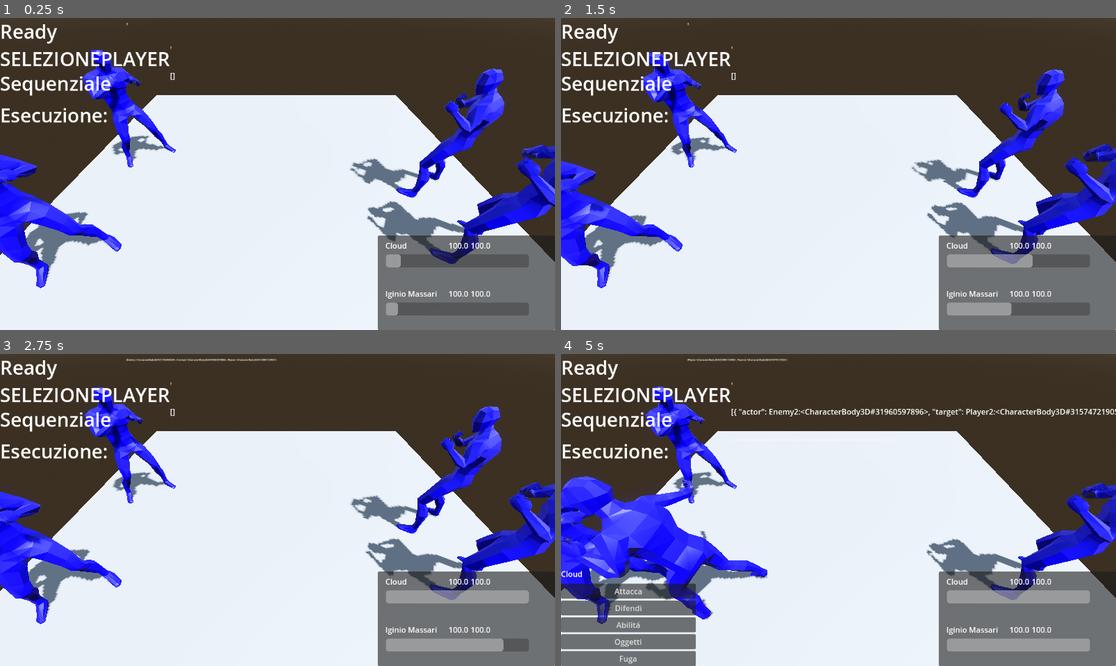
Above: before the commit, frames 1-4 (two rows, left to right).
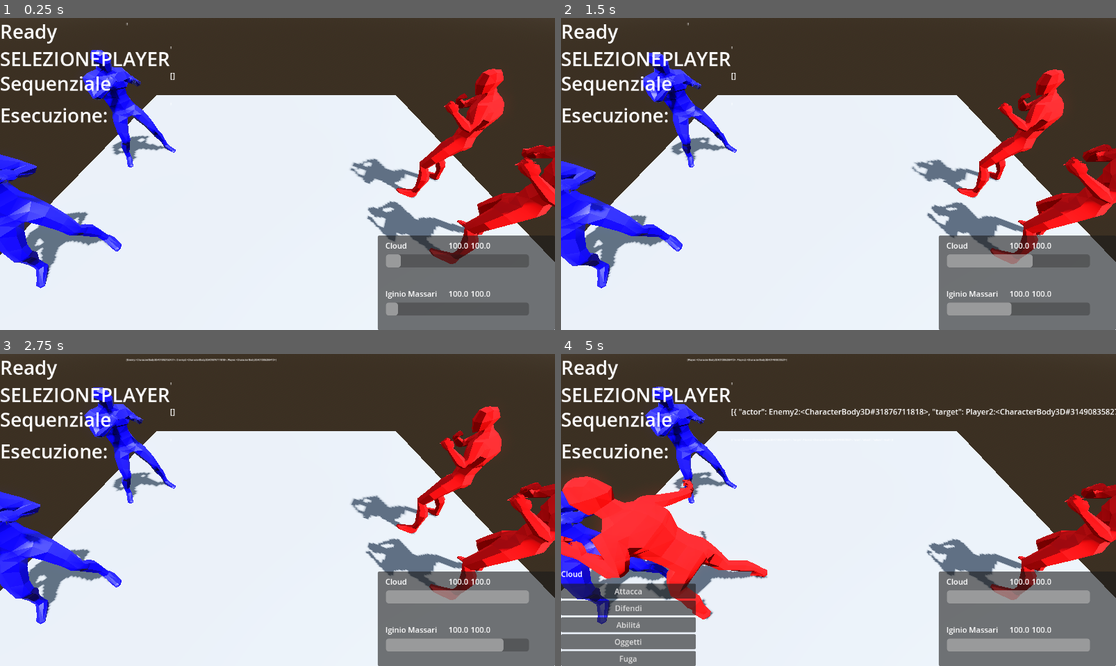
Above: after the commit, the same moments.

Repository: elgabroGit/ATB-Jrpg
Game: Godot game, scene res://Levels/BattleArea.tscn
Two runs of this game, one before a commit and one after it. Both use one fixed random seed, a clock stepped at 60 frames per second and the inputs below. The engine's default icon, where the game draws it, is replaced by a stand-in: a white triangle on a blue panel in a dark square.
Inputs:
- Up to frame 1 (0.25 s): no input
- Up to frame 2 (1.5 s): no input
- Up to frame 3 (2.75 s): no input
- Up to frame 4 (5 s): no input

The runs differ from the first frame. In frame 1, 4.5% of the frame differs, in the area x 71-100%, y 16-79%; in frame 2, 4.6%; in frame 3, 4.6%; in frame 4, 8.8%, in the area x 0-100%, y 1-86%.

Commit message:
Add react animation to skills and update magic hit reaction logic

Diff:
--- a/Levels/BattleArea.tscn
+++ b/Levels/BattleArea.tscn
@@ -21,6 +21,12 @@
 tonemap_mode = 2
 glow_enabled = true
 
+[sub_resource type="StandardMaterial3D" id="StandardMaterial3D_22ls6"]
+albedo_color = Color(1, 0, 0, 1)
+
+[sub_resource type="StandardMaterial3D" id="StandardMaterial3D_mc8pu"]
+albedo_color = Color(1, 0, 0, 1)
+
 [sub_resource type="StyleBoxEmpty" id="StyleBoxEmpty_djt3n"]
 
 [node name="BattleArea" type="Node3D"]
@@ -67,6 +73,9 @@
 max_haste = 50.0
 max_strength = 30.0
 
+[node name="HumanBaseModel_001" parent="EnemiesPosition/Enemy/Model/DummyImproved/Armature/Skeleton3D" index="0"]
+surface_material_override/0 = SubResource("StandardMaterial3D_22ls6")
+
 [node name="Enemy2" parent="EnemiesPosition" instance=ExtResource("1_by263")]
 transform = Transform3D(1, 0, 0, 0, 1, 0, 0, 0, 1, 2.96357, 0, 0)
 script = ExtResource("3_djt3n")
@@ -74,6 +83,9 @@
 max_haste = 50.0
 max_strength = 40.0
 
+[node name="HumanBaseModel_001" parent="EnemiesPosition/Enemy2/Model/DummyImproved/Armature/Skeleton3D" index="0"]
+surface_material_override/0 = SubResource("StandardMaterial3D_mc8pu")
+
 [node name="CanvasLayer" type="CanvasLayer" parent="."]
 
 [node name="Control" type="Control" parent="CanvasLayer"]
@@ -314,3 +326,6 @@
 
 [node name="RotateCamera" type="Camera3D" parent="Cinema/RotateCameraPivot"]
 transform = Transform3D(1, 0, 0, 0, 0.960011, 0.279963, 0, -0.279963, 0.960011, 0, 6.14782, 9.69629)
+
+[editable path="EnemiesPosition/Enemy"]
+[editable path="EnemiesPosition/Enemy2"]
--- a/Levels/atb_test.gd
+++ b/Levels/atb_test.gd
@@ -213,11 +213,10 @@
 # Gestione dell'azione di skill
 func _handle_skill_action(actor: Unit, target: Unit, values) -> void:
 	var skill: Skill = values
-	var _damage: float = skill.damage
 	actor.mp = max(actor.mp - skill.mp_cost, 0.0)
 	actor.stop_idle()
 	actor.play_animation(skill.animation)
-	actor.target_hitted.connect(Callable(target, "react_to_magic_hit").bind(_damage))
+	actor.target_hitted.connect(Callable(target, "react_to_magic_hit").bind(skill.damage, skill.react_animation))
 	await actor.animation_player.animation_finished
 	actor.target_hitted.disconnect(Callable(target, "react_to_magic_hit"))
 	actor.start_battle_idle()
@@ -226,8 +225,7 @@
 func _handle_attack_action(actor: Unit, target: Unit) -> void:
 	actor.stop_idle()
 	actor.start_run()
-	var _damage = actor.strength
-	actor.target_hitted.connect(Callable(target, "react_to_hit").bind(_damage))
+	actor.target_hitted.connect(Callable(target, "react_to_hit").bind(actor.strength))
 	await actor.move_to(target.attack_spot.global_position)
 	await actor.start_attack()
 	actor.start_run()
--- a/Skills/skill.gd
+++ b/Skills/skill.gd
@@ -8,3 +8,4 @@
 @export var mp_cost: float = 10.0
 
 @export var animation: String = "battle_cast_magic"
+@export var react_animation: String = "battle_react_magic"
--- a/Unit.gd
+++ b/Unit.gd
@@ -139,8 +139,8 @@
 	start_battle_idle()
 	hp -= max(damage - defense, 1.0)
 
-func react_to_magic_hit(damage: float) -> void:
-	play_animation("battle_react_magic")
+func react_to_magic_hit(damage: float, animation: String) -> void:
+	play_animation(animation)
 	await animation_player.animation_finished
 	start_battle_idle()
 	hp -= max(damage - defense, 1.0)
Not shown: 1 places in Levels/BattleArea.tscn that only renumber resources
